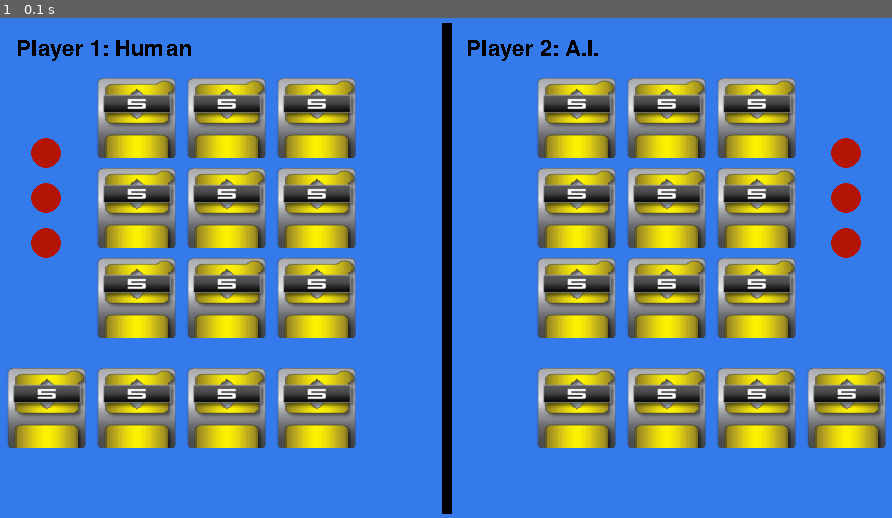
Above: before the commit, frame 1.
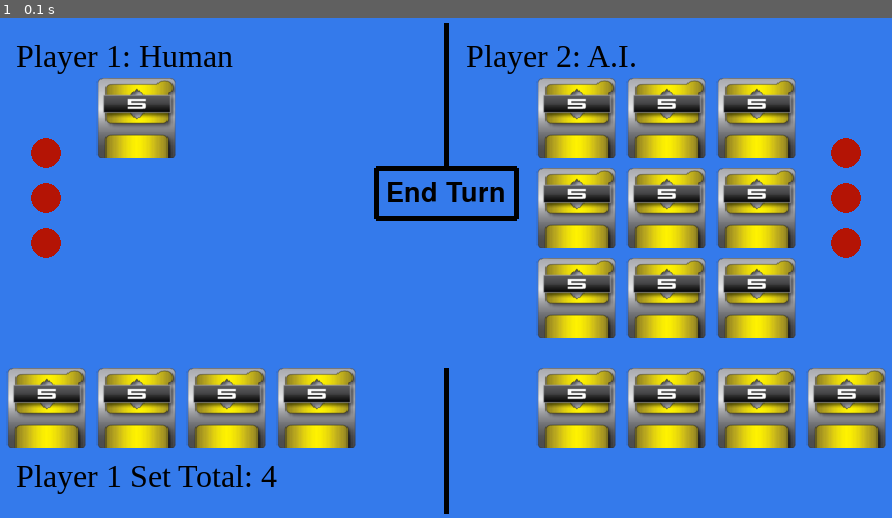
Above: after the commit, the same moment.

Repository: garciale24/myPazaak
Game: pygame game, started from my_pygame.py
Two runs of this game, one before a commit and one after it. Both use one fixed random seed, a clock stepped at 60 frames per second and the inputs below.
Inputs:
- Up to frame 1 (0.1 s): no input

The runs differ from the first frame. In frame 1, 14% of the frame differs, in the area x 1-72%, y 1-100%.

Commit message:
clicking

Diff:
--- a/my_pygame.py
+++ b/my_pygame.py
@@ -1,7 +1,19 @@
-from typing import Tuple
+from typing import Any, Tuple
 import pygame
 import os
 import time
+from my_pazaak import *
+
+from typing import List
+
+
+
+
+pygame.init()
+pygame.font.init()
+
+NUM_BOARD_CARDSP1: int = 0
+NUM_BOARD_CARDSP2: int = 0
 
 WIDTH: int = 900
 HEIGHT: int = 500
@@ -13,27 +25,58 @@
 RED: Tuple = (180, 20, 5)
 FPS: int = 60
 
-
-CARD5: pygame = pygame.image.load(os.path.join('5card.png'))
-CARDFIVE: pygame = pygame.transform.scale(CARD5, (80, 80))
-
-pygame.init()
-pygame.font.init()
-
-
-
-def draw_window() -> None:
+PLUS5: pygame = pygame.image.load(os.path.join('5card.png'))
+PLUSFIVE: pygame = pygame.transform.scale(PLUS5, (80, 80))
+
+MOUSE_X: int = 0
+MOUSE_Y: int = 0
+
+
+
+P1_BOARD_DIS: List[Tuple[int]] = [
+    (100, 60),
+    (190, 60),
+    (280, 60),
+    (100, 150),
+    (190, 150),
+    (280, 150),
+    (100, 240),
+    (190, 240),
+    (280, 240),
+]
+
+
+SIDE_DECK_DIS: List[Tuple[int]] = [
+    (10, 350),
+    (100, 350),
+    (190, 350),
+    (280, 350)]
+
+def get_card(nextCard: int) ->  pygame:
+    if nextCard < 100:
+        P5: pygame = pygame.image.load(os.path.join('5card.png'))
+        PFIVE: pygame = pygame.transform.scale(P5, (80, 80))
+    return PFIVE
+
+def draw_window(pazaakGame: PazaakState) -> None:
+    i: int = 0
+
+
+
     WIN.fill(BLUEISH)
 
     #time.sleep(10)
 
-    font = pygame.font.SysFont(None, 32)
+    font = pygame.font.Font("times.ttf", 32)
     #time.sleep(10)
 
-    img = font.render('Player 1: Human', False, BLACK)
+    img = font.render('Player 1: Human', True, BLACK)
     WIN.blit(img, (20, 20))
 
-    img2 = font.render('Player 2: A.I.', False, BLACK)
+    img1 = font.render('Player 1 Set Total: ' + str(pazaakGame.P1setVal), True, BLACK)
+    WIN.blit(img1, (20, 440))
+
+    img2 = font.render('Player 2: A.I.', True, BLACK)
     WIN.blit(img2, (470, 20))
 
     radius = 15
@@ -45,54 +88,135 @@
     pygame.draw.circle(WIN, RED, (850, 180), radius)
     pygame.draw.circle(WIN, RED, (850, 225), radius)
 
-    pygame.draw.line(WIN, BLACK, (450, 495), (450, 5), 10)
-    WIN.blit(CARDFIVE, (100, 60))
-    WIN.blit(CARDFIVE, (190, 60))
-    WIN.blit(CARDFIVE, (280, 60))
-    WIN.blit(CARDFIVE, (100, 150))
-    WIN.blit(CARDFIVE, (190, 150))
-    WIN.blit(CARDFIVE, (280, 150))
-    WIN.blit(CARDFIVE, (100, 240))
-    WIN.blit(CARDFIVE, (190, 240))
-    WIN.blit(CARDFIVE, (280, 240))
-
-    WIN.blit(CARDFIVE, (10, 350))
-    WIN.blit(CARDFIVE, (100, 350))
-    WIN.blit(CARDFIVE, (190, 350))
-    WIN.blit(CARDFIVE, (280, 350))
-
-
-    WIN.blit(CARDFIVE, (720, 60))
-    WIN.blit(CARDFIVE, (630, 60))
-    WIN.blit(CARDFIVE, (540, 60))
-    WIN.blit(CARDFIVE, (720, 150))
-    WIN.blit(CARDFIVE, (630, 150))
-    WIN.blit(CARDFIVE, (540, 150))
-    WIN.blit(CARDFIVE, (720, 240))
-    WIN.blit(CARDFIVE, (630, 240))
-    WIN.blit(CARDFIVE, (540, 240))
-
-    WIN.blit(CARDFIVE, (810, 350))
-    WIN.blit(CARDFIVE, (720, 350))
-    WIN.blit(CARDFIVE, (630, 350))
-    WIN.blit(CARDFIVE, (540, 350))
+    pygame.draw.line(WIN, BLACK, (450, 150), (450, 5), 5)
+
+    font = pygame.font.Font(None, 40)
+    text = font.render("End Turn", True, BLACK)
+    text_rect = text.get_rect(center=(450, 175))
+    WIN.blit(text, text_rect)
+    pygame.draw.line(WIN, BLACK, (380, 150), (520, 150), 5)
+    pygame.draw.line(WIN, BLACK, (380, 150), (380, 200), 5)
+    pygame.draw.line(WIN, BLACK, (380, 200), (520, 200), 5)
+    pygame.draw.line(WIN, BLACK, (520, 150), (520, 200), 5)
+
+
+
+    pygame.draw.line(WIN, BLACK, (450, 495), (450, 350), 5)
+
+
+    while i < len(pazaakGame.P1boardCards):
+        card = get_card(pazaakGame.P1boardCards[i])
+        WIN.blit(card, (P1_BOARD_DIS[i]))
+        i += 1
+
+
+    #WIN.blit(PLUSFIVE, (100, 60))
+    #WIN.blit(PLUSFIVE, (190, 60))
+    #WIN.blit(PLUSFIVE, (280, 60))
+    #WIN.blit(PLUSFIVE, (100, 150))
+    #WIN.blit(PLUSFIVE, (190, 150))
+    #WIN.blit(PLUSFIVE, (280, 150))
+    #WIN.blit(PLUSFIVE, (100, 240))
+    #WIN.blit(PLUSFIVE, (190, 240))
+    #WIN.blit(PLUSFIVE, (280, 240))
+
+
+
+    for card in SIDE_DECK_DIS:
+        WIN.blit(PLUSFIVE, (card))
+    #WIN.blit(PLUSFIVE, (100, 350))
+    #WIN.blit(PLUSFIVE, (190, 350))
+    #WIN.blit(PLUSFIVE, (280, 350))
+
+
+    WIN.blit(PLUSFIVE, (720, 60))
+    WIN.blit(PLUSFIVE, (630, 60))
+    WIN.blit(PLUSFIVE, (540, 60))
+    WIN.blit(PLUSFIVE, (720, 150))
+    WIN.blit(PLUSFIVE, (630, 150))
+    WIN.blit(PLUSFIVE, (540, 150))
+    WIN.blit(PLUSFIVE, (720, 240))
+    WIN.blit(PLUSFIVE, (630, 240))
+    WIN.blit(PLUSFIVE, (540, 240))
+
+    WIN.blit(PLUSFIVE, (810, 350))
+    WIN.blit(PLUSFIVE, (720, 350))
+    WIN.blit(PLUSFIVE, (630, 350))
+    WIN.blit(PLUSFIVE, (540, 350))
     pygame.display.update()
     return None
 
+
+
+
+
+def quit_game(event: pygame) -> bool:
+    if event.type == pygame.QUIT:
+        return False
+    return True
+
+
 def main() -> None:
     clock: pygame = pygame.time.Clock()
+    i: int = 0
     run: bool = True
+    run2: bool = True
+
+
+    j: int = 0
+    k: int = 1
+    p1wins: int = 0
+    p2wins: int = 0
+    pazaakGame = PazaakState(k)
+
+
+    ties: int = 0
+    pazaakGame.createSideDeck(pazaakGame.P1sideCards)
+    pazaakGame.createSideDeck(pazaakGame.P2sideCards)
+    pazaakGame.player = k
+
+
+
     while run:
         clock.tick(FPS)
-        for event in pygame.event.get():
-            if event.type == pygame.QUIT:
-                run = False
-
-            if event.type == pygame.MOUSEBUTTONDOWN:
-                # print("hello")
-                pass
-
-        draw_window()
+        nextCard: int = pazaakGame.nextCard()
+
+        if pazaakGame.player == 1:
+            pazaakGame.P1boardCards.append(nextCard)
+            pazaakGame.P1setVal += nextCard
+        draw_window(pazaakGame)
+
+        # time.sleep(3)
+
+        run2 = True
+        while run2:
+            for event in pygame.event.get():
+                #time.sleep(1)
+                run = run2 = quit_game(event)
+                #time.sleep(2)
+
+                #run = pazaak_main(event)
+
+                if event.type == pygame.MOUSEBUTTONDOWN:
+                    MOUSE_X, MOUSE_Y = pygame.mouse.get_pos()
+
+                    #pazaak_main()
+
+                    #print(MOUSE_X, MOUSE_Y)
+
+                    i = 0
+                    for card in SIDE_DECK_DIS:
+                        if card[0] <= int(MOUSE_X) and int(MOUSE_X) <= card[0] + 80:
+                            if card[1] <= int(MOUSE_Y) and int(MOUSE_Y) <= card[1] + 80:
+                                SIDE_DECK_DIS.pop(i)
+                                run2 = False
+
+                        i += 1
+                    if int(MOUSE_X) <= 520 and int(MOUSE_X) >= 380:
+                        if int(MOUSE_Y) <= 200 and int(MOUSE_Y) >= 150:
+                            run2 = False
+        #time.sleep(2)
+        draw_window(pazaakGame)
 
     pygame.quit()
 
